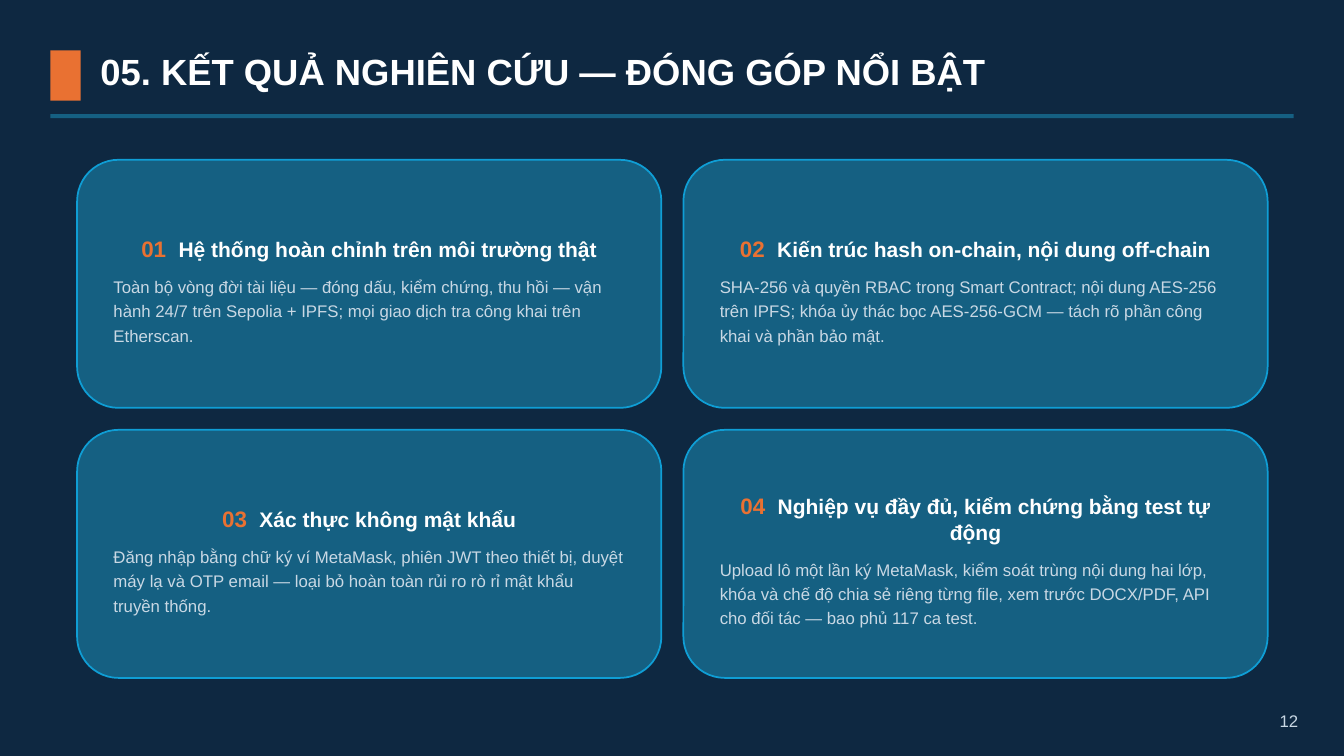
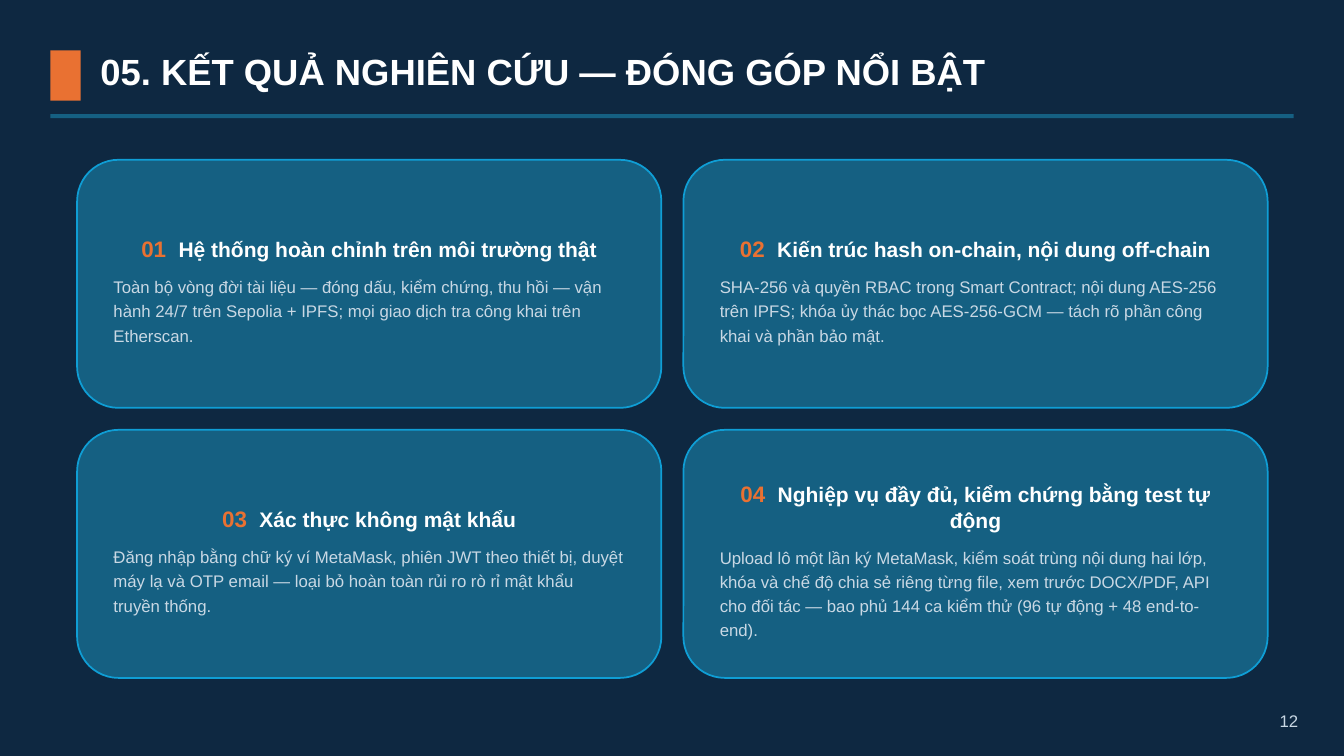
Before and after one commit to lelinh45/DATNLELINH, a slide deck: slide 12 of LeHongLinh_Slides.pptx. Drawn at 1344x756 pixels with LibreOffice and Linux fonts; fonts in the diff are those of the drawing. Boxes give left, top, right and bottom in pixels: in the first picture for what was removed or moved away, otherwise in the second. Text is boxed around its words. In the diff, an @@ line names an element or a change of style, - is before the commit and + after.

```diff
--- a/LeHongLinh_Slides.pptx
+++ b/LeHongLinh_Slides.pptx
@@ text in rounded rectangle at [720, 550, 1210, 640]: text changed @@
-Upload lô một lần ký MetaMask, kiểm soát trùng nội dung hai lớp, khóa và chế độ chia sẻ riêng từng file, xem trước DOCX/PDF, API cho đối tác — bao phủ 117 ca test.
+Upload lô một lần ký MetaMask, kiểm soát trùng nội dung hai lớp, khóa và chế độ chia sẻ riêng từng file, xem trước DOCX/PDF, API cho đối tác — bao phủ 144 ca kiểm thử (96 tự động + 48 end-to-end).
```
Also in this commit, not shown: 2 other slides changed, 4 other files.
